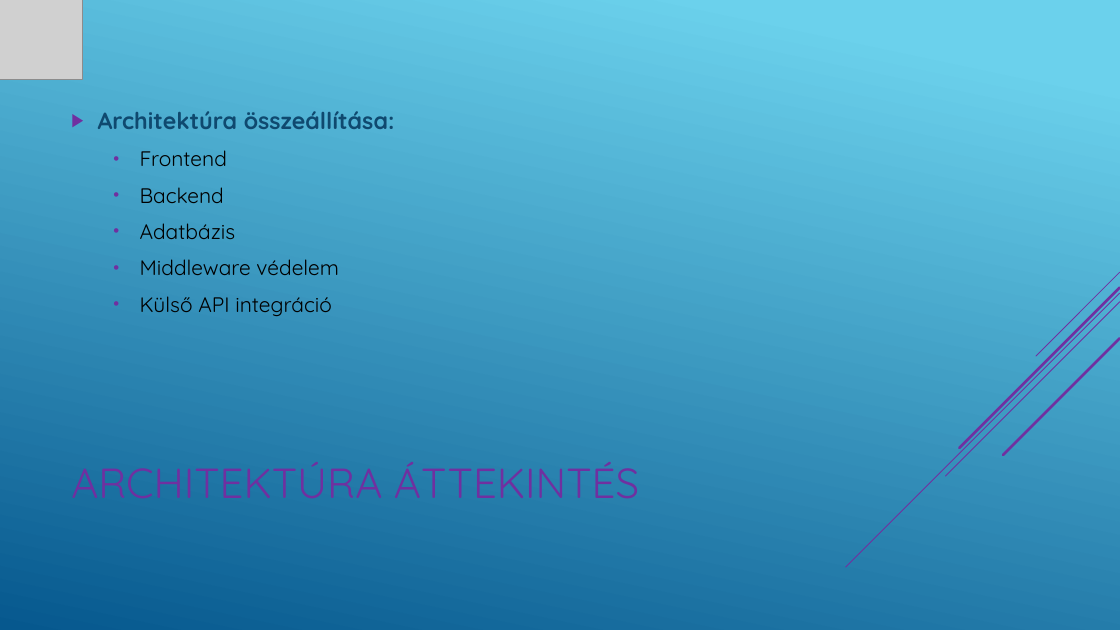
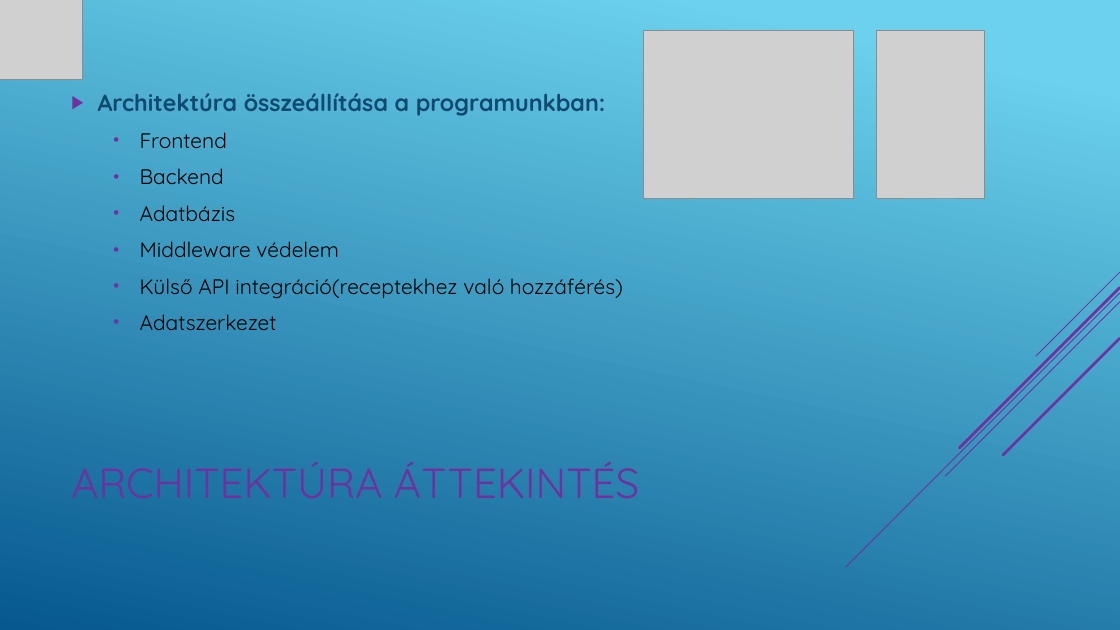
Before and after one commit to SutusRobert/13.S2_6_vizsgaelemek, a slide deck: slide 4 of PPT/Magic Fridge.pptx. Drawn at 1120x630 pixels with LibreOffice and Linux fonts; fonts in the diff are those of the drawing; grey boxes stand for pictures. Boxes give left, top, right and bottom in pixels: in the first picture for what was removed or moved away, otherwise in the second. Text is boxed around its words. In the diff, an @@ line names an element or a change of style, - is before the commit and + after.

```diff
--- a/PPT/Magic Fridge.pptx
+++ b/PPT/Magic Fridge.pptx
@@ picture added at <box>644,31,854,198</box> @@
@@ picture added at <box>877,31,985,198</box> @@
@@ text at <box>98,93,606,116</box>: text changed @@
-▶ Architektúra összeállítása:
+▶ Architektúra összeállítása a programunkban:
@@ text at <box>140,278,623,330</box>: text changed @@
-  • Külső API integráció
+  • Külső API integráció(receptekhez való hozzáférés)
+  • Adatszerkezet
```
Also in this commit, not shown: 4 other slides changed, 2 slides added, 2 slides removed.
